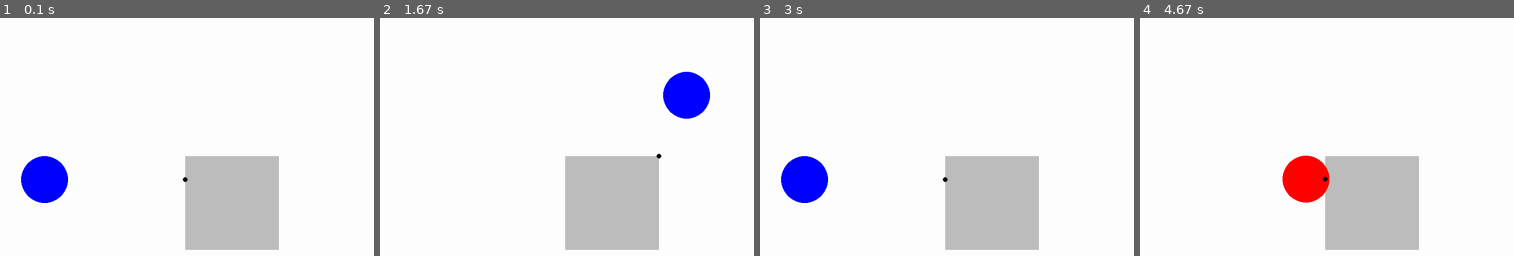
Above: before the commit, frames 1-4 (left to right).
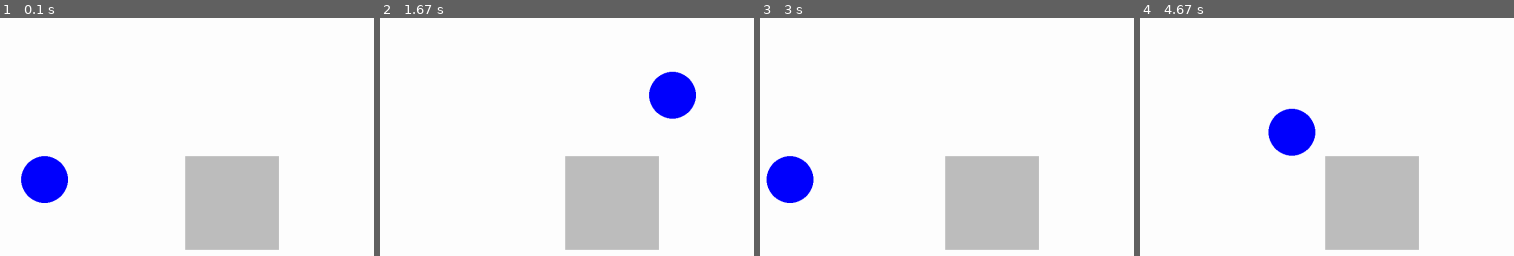
Above: after the commit, the same moments.

Repository: binaerverkehr/pygamece-tutorial
Game: pygame game, started from main.py
The game is run twice, just before and just after one commit, with the same random seed, the same clock (stepped at 60 frames per second) and the same inputs.
Inputs:
- Up to frame 1 (0.1 s): no input
- Up to frame 2 (1.67 s): hold D 0.33-0.8 s; hold W 0.83-1.13 s; hold D 1.17-1.63 s
- Up to frame 3 (3 s): hold A 1.67-2.2 s; hold S 2.23-2.53 s; hold A 2.57-2.97 s
- Up to frame 4 (4.67 s): hold W 3-3.37 s; hold D 3.4-4.03 s; hold S 4.07-4.43 s; hold A from 4.47 s (still down)

The runs differ from the first frame. In frame 1, less than 0.1% of the frame differs, in the area x 48-51%, y 66-69%; in frame 2, 1.6%; in frame 3, 1.7%; in frame 4, 4.0%, in the area x 34-51%, y 37-78%.

Commit message:
Grobe Kollision

Diff:
--- a/main.py
+++ b/main.py
@@ -40,44 +40,32 @@
     if keys[pygame.K_d]:
         movement_x += movement
 
+    previous_x = player.x
     player.x += movement_x
-    player.y += movement_y
 
     if player.x - player.radius < 0:
         player.x = player.radius
     if player.x + player.radius > WINDOW_WIDTH:
         player.x = WINDOW_WIDTH - player.radius
+
+    if player.overlaps_rect(obstacle):
+        player.x = previous_x
+
+    previous_y = player.y
+    player.y += movement_y
+
     if player.y - player.radius < 0:
         player.y = player.radius
     if player.y + player.radius > WINDOW_HEIGHT:
         player.y = WINDOW_HEIGHT - player.radius
 
-    nearest_x = player.x
-    if player.x < obstacle.left:
-        nearest_x = obstacle.left
-    elif player.x > obstacle.right:
-        nearest_x = obstacle.right
-
-    nearest_y = player.y
-    if player.y < obstacle.top:
-        nearest_y = obstacle.top
-    elif player.y > obstacle.bottom:
-        nearest_y = obstacle.bottom
-
-    dx = player.x - nearest_x
-    dy = player.y - nearest_y
-    distance_squared = dx * dx + dy * dy
-    collision = distance_squared < player.radius * player.radius
-
-    color = "blue"
-    if collision:
-        color = "red"
+    if player.overlaps_rect(obstacle):
+        player.y = previous_y
 
     window.fill("white")
 
     pygame.draw.rect(window, "grey", obstacle)
-    pygame.draw.circle(window, color, (player.x, player.y), player.radius)
-    pygame.draw.circle(window, "black", (nearest_x, nearest_y), 5)
+    pygame.draw.circle(window, "blue", (player.x, player.y), player.radius)
 
     pygame.display.flip()
 
--- a/player.py
+++ b/player.py
@@ -3,3 +3,21 @@
         self.x = float(x)
         self.y = float(y)
         self.radius = radius
+
+    def overlaps_rect(self, rect):
+        nearest_x = self.x
+        if self.x < rect.left:
+            nearest_x = rect.left
+        elif self.x > rect.right:
+            nearest_x = rect.right
+
+        nearest_y = self.y
+        if self.y < rect.top:
+            nearest_y = rect.top
+        elif self.y > rect.bottom:
+            nearest_y = rect.bottom
+
+        dx = self.x - nearest_x
+        dy = self.y - nearest_y
+        distance_squared = dx * dx + dy * dy
+        return distance_squared < self.radius * self.radius
